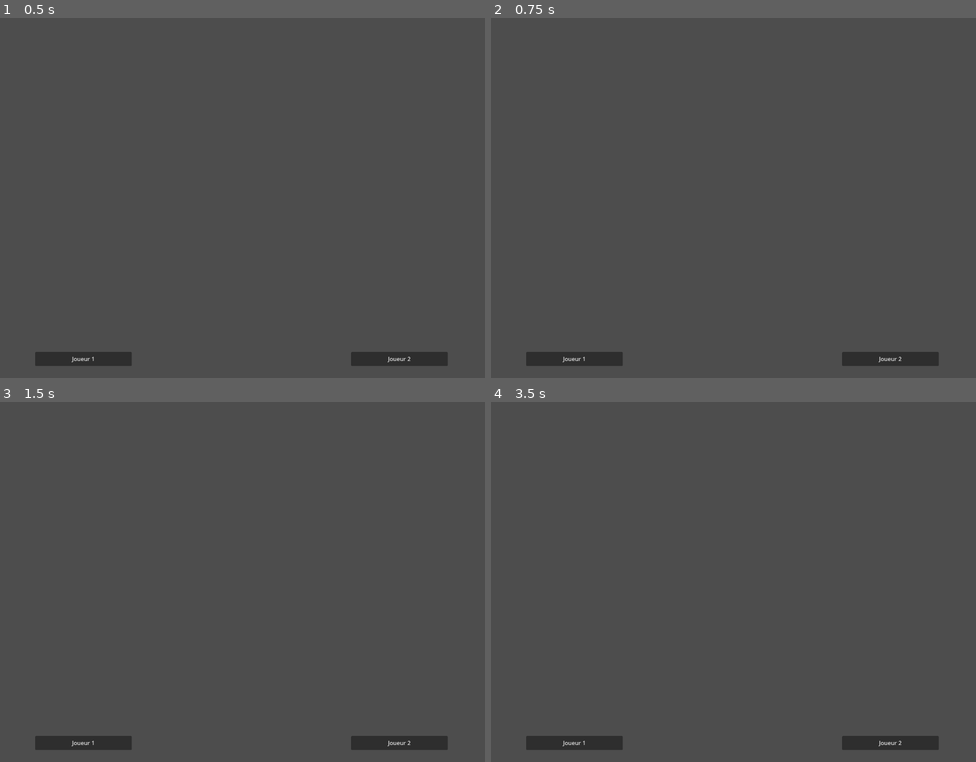
Above: before the commit, frames 1-4 (two rows, left to right).
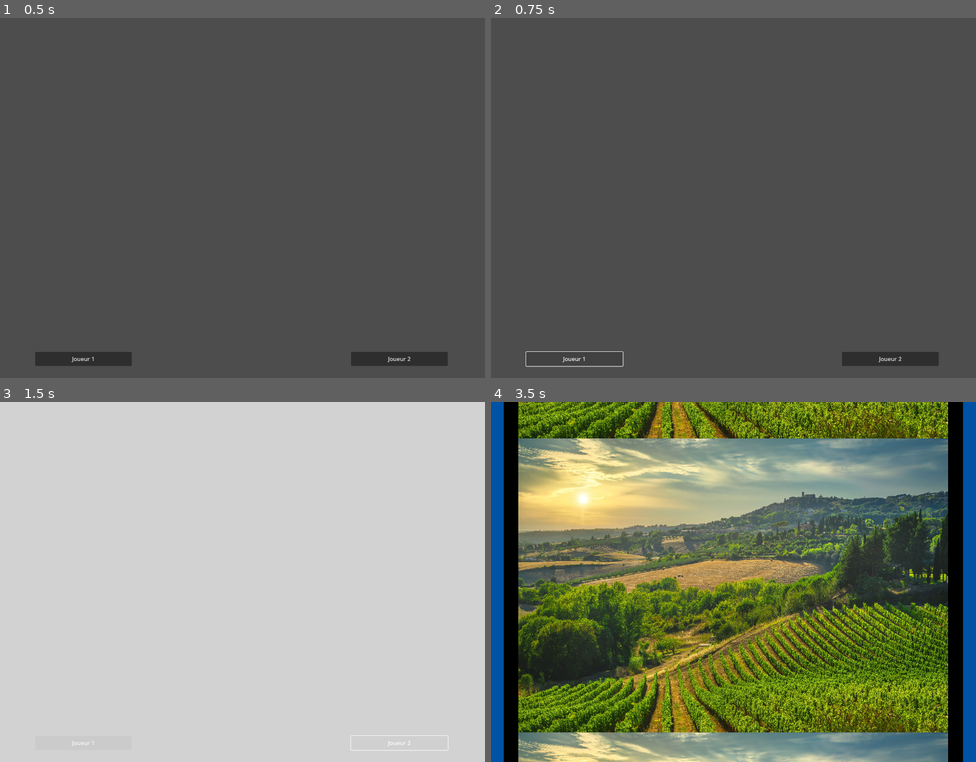
Above: after the commit, the same moments.

Repository: iceknith/JeuMadeInArcadia1-le-vrai-my-fork-uwu
Game: Godot game, scene res://game_manager.tscn
Two runs of this game, one before a commit and one after it. Both use one fixed random seed, a clock stepped at 60 frames per second and the inputs below. Sound files missing from this copy of the repository are replaced by a short silence.
Inputs:
- Up to frame 1 (0.5 s): no input
- Up to frame 2 (0.75 s): click "Joueur 1" at 0.5 s
- Up to frame 3 (1.5 s): click "Joueur 2" at 1.25 s
- Up to frame 4 (3.5 s): hold D (Joystick Droite P1) 2.03-2.78 s; hold S (Joystick Bas P1) from 2.78 s (still down)

Frame 1 is identical in both runs. In frame 2, 0.1% of the frame differs, in the area x 7-28%, y 92-97%; in frame 3, 100%, in the area x 0-100%, y 0-100%; in frame 4, 94%.

Commit message:
fix de pas mal de choses, notamment de l'exemple

Diff:
--- a/GameStructure/ecran_de_selection.gd
+++ b/GameStructure/ecran_de_selection.gd
@@ -1,16 +1,16 @@
 extends Node2D
 
-
-@onready var GameManager = get_parent()
 #SELECTION = TEXTURE_RECT4
 var miniature = []
-var choiced_array1 = miniature.pick_random()
 var select = false
 var tick : int = 0
 var w : float = -985.0
 var x : float = -460.0
 var y : float = 65.0
 var z : float = 590.0
+
+@onready var GameManager = get_parent()
+@onready var choiced_array1 = miniature.pick_random()
 
 # Called when the node enters the scene tree for the first time.
 func _ready() -> void:
@@ -21,7 +21,6 @@
 	$Miniatures/TextureRect3.set_position(Vector2(65,x))
 	$Miniatures/TextureRect2.set_position(Vector2(65,y))
 	$Miniatures/TextureRect.set_position(Vector2(65,z))
-
 
 # Called every frame. 'delta' is the elapsed time since the previous frame.
 func _process(delta: float) -> void:
@@ -89,13 +88,11 @@
 				$Starting.start()
 				tick += 1
 
-
 func _on_starting_timeout() -> void:
 	$Transition.show()
 	$Transition/Timer.start()
 	$Transition/AnimationPlayer.play("fondu_entre")
 
-
 func _on_timer_timeout() -> void:
 	GameManager.MinigameSelected(choiced_array1[0],choiced_array1[1],choiced_array1[2])
 	#get_tree().change_scene_to_file("res://Minigames/" + choiced_array1[-1] + "/" + choiced_array1[0])
--- a/GameStructure/ecran_titre.tscn
+++ b/GameStructure/ecran_titre.tscn
@@ -1,7 +1,7 @@
 [gd_scene load_steps=5 format=3 uid="uid://bslryk8ovx5gc"]
 
-[ext_resource type="Script" uid="uid://c2hunniux018w" path="res://ecran_titre.gd" id="1_cjri6"]
-[ext_resource type="PackedScene" path="res://Assets/transition.tscn" id="2_muui3"]
+[ext_resource type="Script" uid="uid://c2hunniux018w" path="res://GameStructure/ecran_titre.gd" id="1_cjri6"]
+[ext_resource type="PackedScene" uid="uid://ls5h7qr137h" path="res://Assets/transition.tscn" id="2_muui3"]
 [ext_resource type="AudioStream" uid="uid://b6aet20lgbfb7" path="res://Sounds/Ladies annd gentlemen....mp3" id="4_fochm"]
 [ext_resource type="AudioStream" uid="uid://eub1trdtvgbh" path="res://OST/Arclash !.mp3" id="5_qggtv"]
 
@@ -39,6 +39,7 @@
 "
 
 [node name="Transition" parent="." instance=ExtResource("2_muui3")]
+visible = false
 
 [node name="Timer de transition" type="Timer" parent="Transition"]
 wait_time = 0.2
--- /dev/null
+++ b/GameStructure/vainqueur.tscn
@@ -0,0 +1,3 @@
+[gd_scene format=3 uid="uid://cch0kqss2k5ym"]
+
+[node name="Vainqueur" type="Node2D"]
--- a/GameStructure/vinqueur.tscn
+++ /dev/null
@@ -1,3 +0,0 @@
-[gd_scene load_steps=0 format=3 uid="uid://cch0kqss2k5ym"]
-
-[node name="Vinqueur" type="Node2D"]
--- a/Minigames/PirateFall/pirate_fall.gd
+++ b/Minigames/PirateFall/pirate_fall.gd
@@ -1,27 +1,19 @@
 extends GameUtilities
 
-@onready var GameManager = get_parent()
+func _ready() -> void:
+	# Appelle la fonciton _ready() de GameUtilities, cette ligne est tres importante
+	super()
 
-func _ready() -> void:
-	super()
-	# On peut connecter le end_game directement ici !
-	connect("end_game", _on_end_game)
-
-# Called every frame. 'delta' is the elapsed time since the previous frame.
 func _process(delta: float) -> void:
+	# Appelle la fonction _process(delta) de GameUtilities, cette ligne est très importante
 	super(delta)
 
-	if Input.is_action_just_pressed("Bouton HautGauche P1"):
-		p1_win = false
+	if game_started:
+		# Votre boucle de jeu
+		# Mettez votre logique de jeu ici !
 
-	# ALors, ça c'est pas super super
-	# Globalement, un signal tu va essayer de le connecter au début du programme,
-	# Là tu fait ce check chaque frame
-	# Alors que, par définition un signal va juste executer ta fonction dès que le jeu est fini
-	#if game_finished:
-	#	connect("end_game", _on_end_game)
-
-func _on_end_game(player1_win: bool):
-	# Au final ça fait pas grand chose, mais tkt ^^
-	print("partie finie")
-	#GameManager.MinigameResults(player1_win)
+		# Votre condition de victoire
+		if Input.is_action_just_pressed("Bouton HautGauche P1"):
+			# Emmettre end_game signalera la fin de votre jeu
+			# L'argument est true si le joueur1 as gagné, et false si le joueur2 as gagné.
+			end_game.emit(false)
--- a/game_manager.gd
+++ b/game_manager.gd
@@ -1,7 +1,7 @@
 extends Node
 
 # LISTE DES MINIJEUX DU JEU
-var minijeux = []
+var minijeux = [] # TODO faire un truc pour selectionner les minijeux disponnibles !!!
 var mj_disponibles
 var dir = DirAccess.open("res://Minigames")
 
@@ -86,7 +86,7 @@
 
 		elif etat == "Minijeu" and p1_victory < nb_manche/2 and p2_victory < nb_manche/2:
 			# RETOUR AU MENU
-			var scene = load("res://GameStructure/vinqueur.tscn")
+			var scene = load("res://GameStructure/vainqueur.tscn")
 			var instance:GameUtilities = scene.instantiate()
 			add_child(instance)
 
